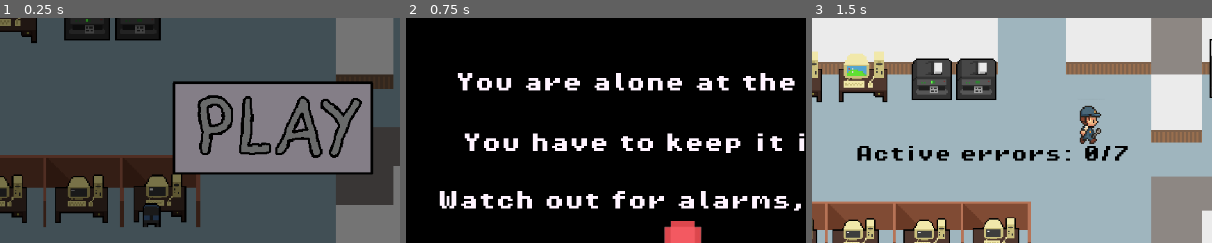
Above: before the commit, frames 1-3 (left to right).
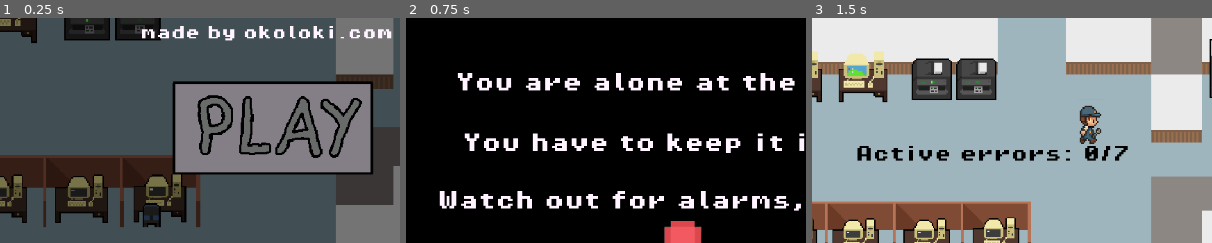
Above: after the commit, the same moments.

Repository: Lenni707/gamejam
Game: Godot game, scene res://Scenes/title_screen.tscn
The game is run twice, just before and just after one commit, with the same random seed, the same clock (stepped at 60 frames per second) and the same inputs.
Inputs (mouse positions are % of the whole screen's width and height, from its top left):
- Up to frame 1 (0.25 s): no input
- Up to frame 2 (0.75 s): click "THE ERRORS OF THE OFFICE" at 0.5 s
- Up to frame 3 (1.5 s): tap Space at 1.25 s; move the mouse to (72, 45) at 1.27 s; hold D (right) from 1.28 s (still down); hold Enter (ui_accept) from 1.28 s (still down); click (72, 45) at 1.42 s
The pictures show only the part of the screen within x 18-68%, y 22-72%; the shares and areas given below are measured in that part.

The runs differ from the first frame. In frame 1, 1.5% of the frame differs, in the area x 35-98%, y 3-11%; in frame 2, nothing differs; in frame 3, nothing differs.

Commit message:
bug fixes

Diff:
--- a/Scenes/death_screen.tscn
+++ b/Scenes/death_screen.tscn
@@ -17,6 +17,7 @@
 color = Color(0, 0, 0, 1)
 
 [node name="Label" type="Label" parent="."]
+layout_mode = 0
 offset_left = 226.0
 offset_top = 175.0
 offset_right = 622.0
@@ -27,6 +28,7 @@
 text = "You couldnt save the office."
 
 [node name="Label2" type="Label" parent="."]
+layout_mode = 0
 offset_left = 260.0
 offset_top = 238.0
 offset_right = 656.0
@@ -37,6 +39,7 @@
 text = "But still kept it going for:"
 
 [node name="Label3" type="Label" parent="."]
+layout_mode = 0
 offset_left = 485.0
 offset_top = 304.0
 offset_right = 881.0
@@ -47,6 +50,7 @@
 text = "xx.min"
 
 [node name="Label4" type="Label" parent="."]
+layout_mode = 0
 offset_left = 356.0
 offset_top = 402.0
 offset_right = 752.0
@@ -57,6 +61,7 @@
 text = "thats impressive..."
 
 [node name="Label5" type="Label" parent="."]
+layout_mode = 0
 offset_left = 499.0
 offset_top = 458.0
 offset_right = 599.0
@@ -67,6 +72,7 @@
 text = "i guess"
 
 [node name="Label6" type="Label" parent="."]
+layout_mode = 0
 offset_left = 601.0
 offset_top = 605.0
 offset_right = 945.0
--- a/Scenes/title_screen.tscn
+++ b/Scenes/title_screen.tscn
@@ -48,6 +48,17 @@
 theme_override_fonts/font = ExtResource("4_55kwv")
 text = "THE ERRORS OF THE OFFICE"
 
+[node name="Label2" type="Label" parent="VBoxContainer/TextureButton"]
+layout_mode = 0
+offset_left = -7.72556
+offset_top = -26.6095
+offset_right = 272.274
+offset_bottom = -7.60954
+scale = Vector2(1.115, 1.115)
+theme_override_colors/font_color = Color(1, 0.956863, 1, 1)
+theme_override_fonts/font = ExtResource("4_55kwv")
+text = "made by okoloki.com"
+
 [node name="TextureButton2" type="TextureButton" parent="VBoxContainer"]
 layout_mode = 2
 texture_normal = ExtResource("4_twnyg")
